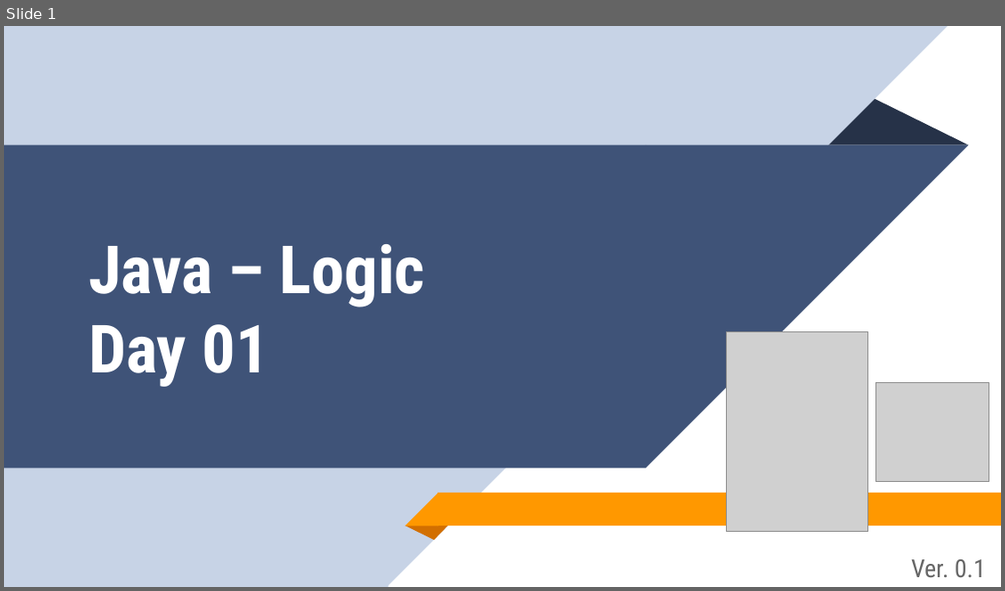
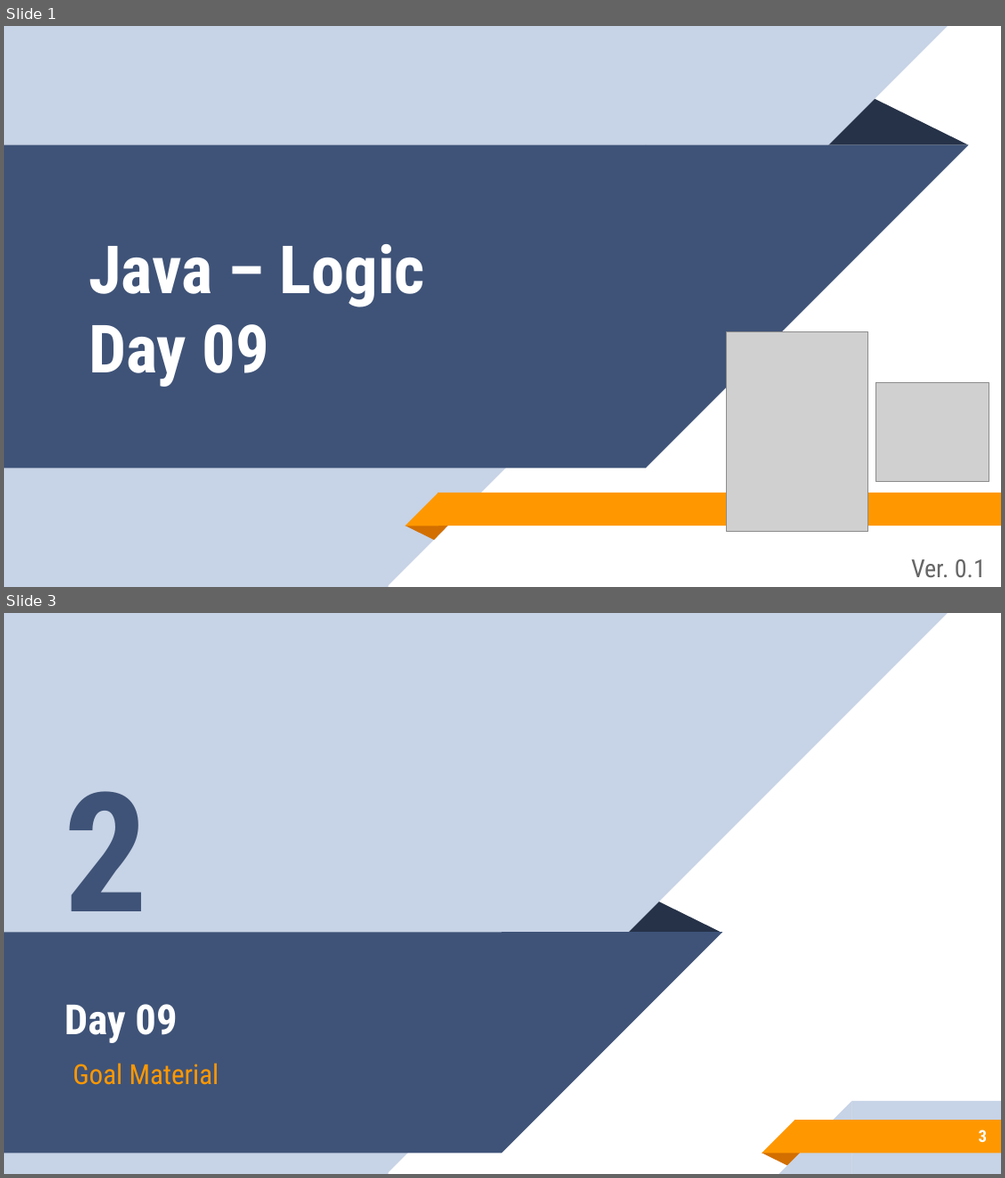
Before and after one commit to aronipurwanto/materi-xa, a slide deck: java/java-logic/Slide-Java-Logic-09.pptx. Shown one above the other, each under a label of ours: slide 1 before the commit, slides 1 and 3 after it; the slides between them are not shown. The pictures are 1005x591 and 1005x1178 pixels, drawn with LibreOffice and Linux fonts; fonts in the diff are those of the drawing; grey boxes stand for pictures. Boxes give left, top, right and bottom in pixels: in the first picture for what was removed or moved away, otherwise in the second. Text is boxed around its words. In the diff, an @@ line names an element or a change of style, - is before the commit and + after.

Commit message:
update materi logic

```diff
--- a/java/java-logic/Slide-Java-Logic-09.pptx
+++ b/java/java-logic/Slide-Java-Logic-09.pptx
@@ slide 3 added at <box>4,613,1001,1174</box>, background #FFFFFF; not listed: 2 template elements that a slide beside it also shows @@
@@ text added at <box>65,791,148,949</box>, 120 pt, text #3F5378, bold @@
+2
@@ triangle added at <box>625,900,721,932</box>, fill #263248 @@
@@ rectangle added at <box>4,932,502,1153</box>, fill #3F5378 @@
@@ right triangle added at <box>502,932,723,1153</box>, fill #3F5378 @@
@@ title added at <box>65,1004,177,1043</box>, 30 pt, text #FFFFFF, bold @@
+Day 09
@@ subtitle added at <box>73,1062,219,1085</box>, 20 pt, text #FF9800 @@
+Goal Material
@@ group added at <box>761,1101,1001,1173</box>: 2 rectangles, 2 right triangles, 1 triangle @@
@@ page number added at <box>979,1129,987,1142</box>, 12 pt, text #FFFFFF, bold @@
+3
@@ slide 1 changed as well @@
@@ title at <box>89,244,425,386</box>: text changed @@
-Java – Logic
-Day 01
+Java – Logic
+Day 09
```
Also in this commit, not shown: 5 other slides changed, 1 other slide added, 21 slides removed, 2 other files.
